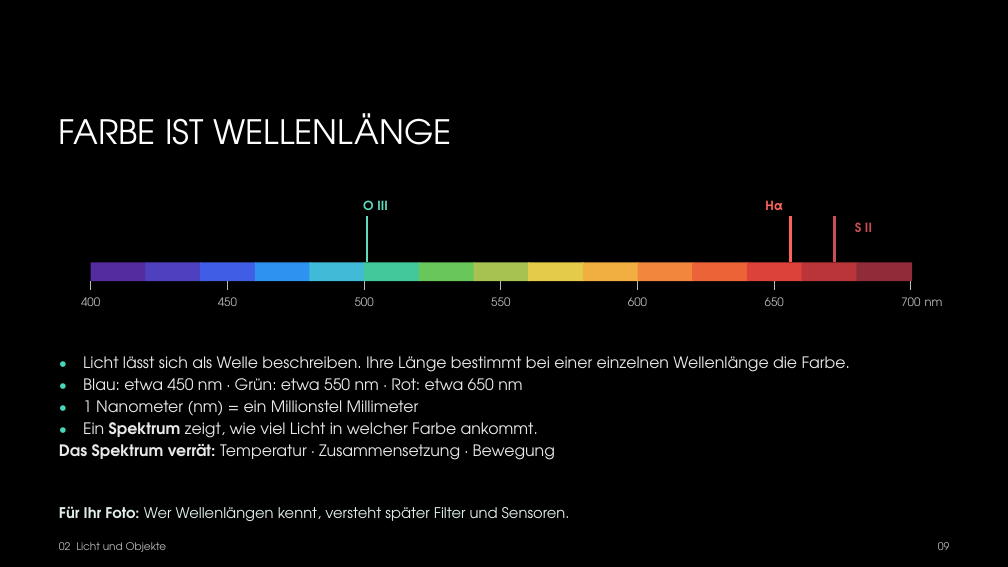
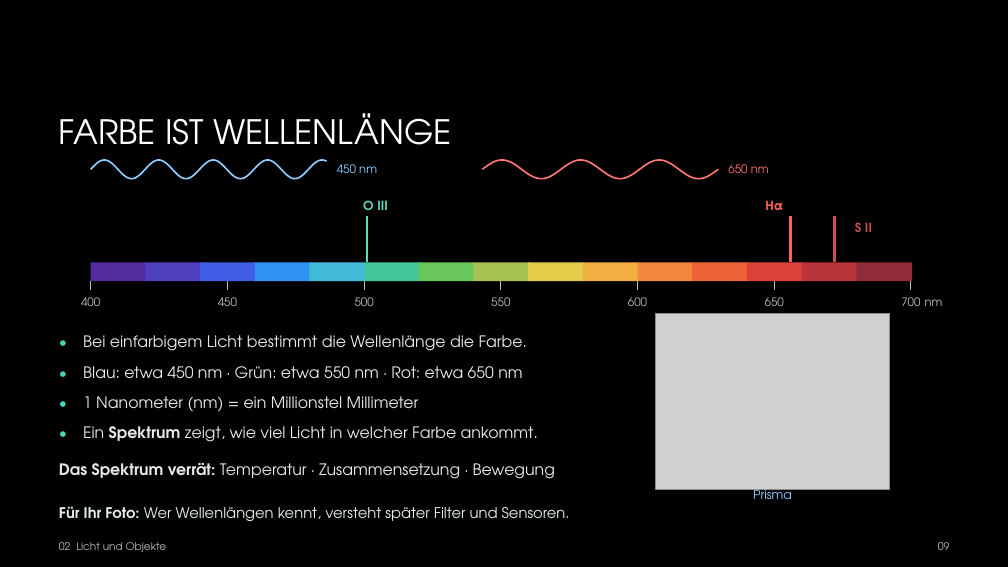
Before and after one commit to hagen-gloetter/Vortrag-Astrofotografie-VHS, a slide deck: slide 9 of Präsenation/Astro-fotografie.pptx. Drawn at 1008x567 pixels with LibreOffice and Linux fonts; fonts in the diff are those of the drawing; grey boxes stand for pictures; background and template pictures are left out. Boxes give left, top, right and bottom in pixels: in the first picture for what was removed or moved away, otherwise in the second. Text is boxed around its words. In the diff, an @@ line names an element or a change of style, - is before the commit and + after.

```diff
--- a/Präsenation/Astro-fotografie.pptx
+++ b/Präsenation/Astro-fotografie.pptx
@@ freeform shape added at (x1=91, y1=160, x2=327, y2=179), outline #8DCCFF 1.6 pt @@
@@ text added at (x1=337, y1=164, x2=377, y2=173), 11 pt, text #8DCCFF @@
+450 nm
@@ freeform shape added at (x1=482, y1=160, x2=718, y2=179), outline #FF7474 1.6 pt @@
@@ text added at (x1=728, y1=164, x2=769, y2=173), 11 pt, text #FF7474 @@
+650 nm
@@ picture added at (x1=656, y1=314, x2=890, y2=490) @@
@@ text "•" rewrapped from (x1=59, y1=351, x2=79, y2=373) to (x1=59, y1=330, x2=79, y2=359) @@
@@ text at (x1=83, y1=335, x2=527, y2=351): text changed @@
-Licht lässt sich als Welle beschreiben. Ihre Länge bestimmt bei einer einzelnen Wellenlänge die Farbe.
+Bei einfarbigem Licht bestimmt die Wellenlänge die Farbe.
@@ text "•" rewrapped from (x1=59, y1=373, x2=79, y2=395) to (x1=59, y1=361, x2=79, y2=389) @@
@@ text "Blau: etwa 450 nm · ..." moved from (x1=83, y1=378, x2=522, y2=390) to (x1=83, y1=366, x2=522, y2=378) @@
@@ text "•" rewrapped from (x1=59, y1=395, x2=79, y2=417) to (x1=59, y1=391, x2=79, y2=420) @@
@@ text "1 Nanometer (nm) = ein ..." moved from (x1=83, y1=400, x2=419, y2=416) to (x1=83, y1=396, x2=419, y2=412) @@
@@ text "•" rewrapped from (x1=59, y1=417, x2=79, y2=439) to (x1=59, y1=421, x2=79, y2=450) @@
@@ text "Ein Spektrum zeigt, wie viel ..." moved from (x1=83, y1=422, x2=538, y2=438) to (x1=83, y1=426, x2=538, y2=442) @@
@@ text "Das Spektrum verrät: Temperatur · ..." moved from (x1=59, y1=444, x2=555, y2=460) to (x1=59, y1=463, x2=555, y2=479) @@
@@ text added at (x1=753, y1=487, x2=792, y2=499), 12 pt, text #8DCCFF @@
+Prisma
```
Also in this commit, not shown: 27 other slides changed, 12 other files.
